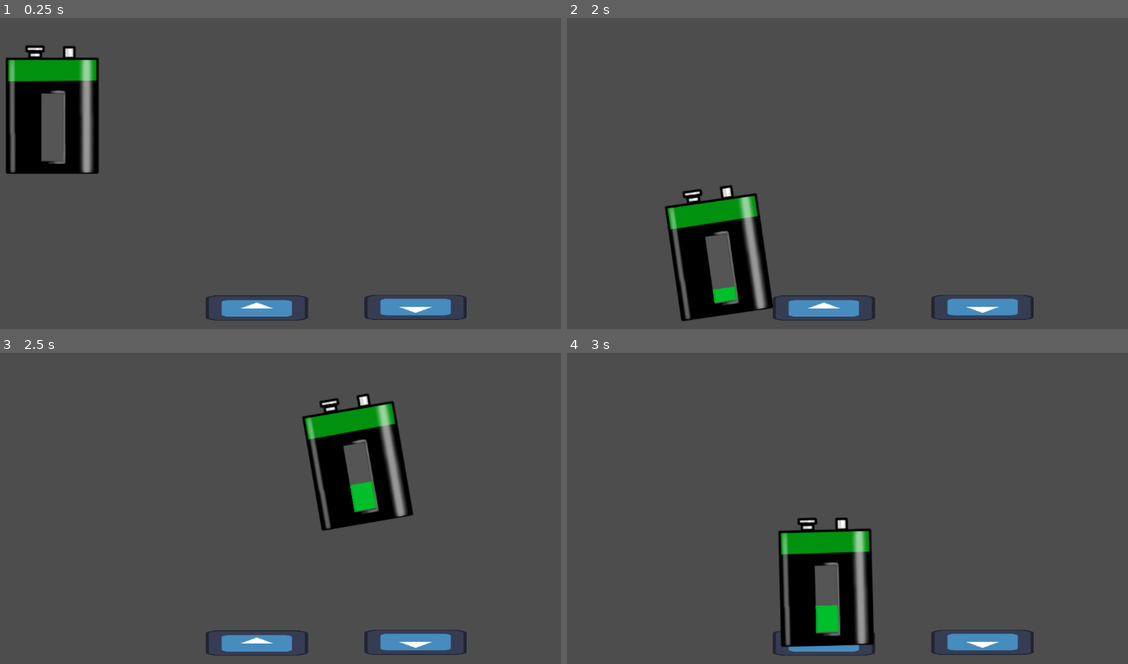
Above: before the commit, frames 1-4 (two rows, left to right).
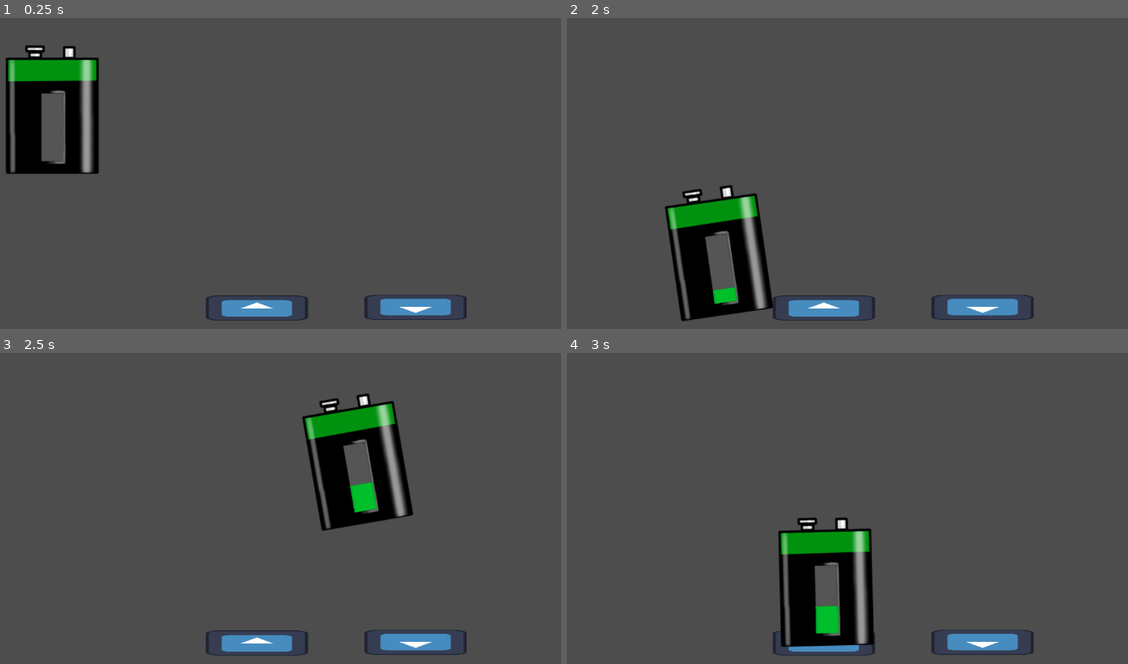
Above: after the commit, the same moments.

Repository: GiantBlargg/PotentialResearcher
Game: Godot game, scene res://TestScene.tscn
Same seed, same stepped clock (60 frames per second), same inputs: the game is played once before the commit and once after it. The engine's default icon, where the game draws it, is replaced by a stand-in: a white triangle on a blue panel in a dark square.
Inputs (mouse positions are in pixels of both pictures, inside the frame that each line leads up to):
- Up to frame 1 (0.25 s): no input
- Up to frame 2 (2 s): move the mouse to (1004, 161) at 0.52 s; click (1004, 161) at 0.67 s; move the mouse to (729, 198) at 1.27 s; click (729, 198) at 1.42 s
- Up to frame 3 (2.5 s): move the mouse to (359, 433) at 2.02 s; click (359, 433) at 2.17 s
- Up to frame 4 (3 s): move the mouse to (825, 589) at 2.77 s; click (825, 589) at 2.92 s

Frame 1 is identical in both runs. In frame 2, less than 0.1% of the frame differs, in the area x 25-31%, y 86-93%; in frame 3, less than 0.1%; in frame 4, less than 0.1%.

Commit message:
align battery meter

Diff:
--- a/elements/battery.tscn
+++ b/elements/battery.tscn
@@ -19,7 +19,7 @@
 "times": PackedFloat32Array(0, 1),
 "transitions": PackedFloat32Array(1, 1),
 "update": 0,
-"values": [Vector2(0, 88.875), Vector2(0, 29.25)]
+"values": [Vector2(0, 90.5), Vector2(0, 31)]
 }
 tracks/1/type = "value"
 tracks/1/imported = false
@@ -31,7 +31,7 @@
 "times": PackedFloat32Array(0, 1),
 "transitions": PackedFloat32Array(1, 1),
 "update": 0,
-"values": [Vector2(1, -0.00210084), Vector2(1, 1)]
+"values": [Vector2(1, 0), Vector2(1, 1)]
 }
 
 [sub_resource type="Animation" id="Animation_14ptf"]
@@ -46,7 +46,7 @@
 "times": PackedFloat32Array(0),
 "transitions": PackedFloat32Array(1),
 "update": 0,
-"values": [Vector2(0, 29.25)]
+"values": [Vector2(0, 31)]
 }
 tracks/1/type = "value"
 tracks/1/imported = false
@@ -81,7 +81,7 @@
 
 [node name="FillMeter" type="Sprite2D" parent="."]
 z_index = 10
-position = Vector2(0, 29.25)
+position = Vector2(0, 31)
 texture = ExtResource("3_w0qmh")
 
 [node name="AnimationPlayer" type="AnimationPlayer" parent="."]
